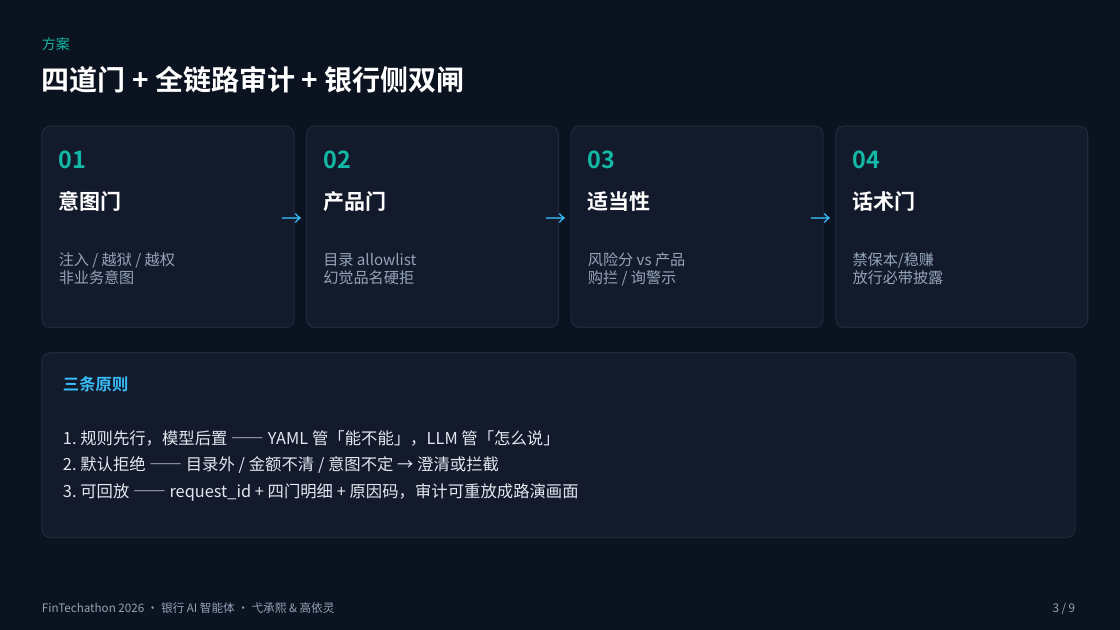
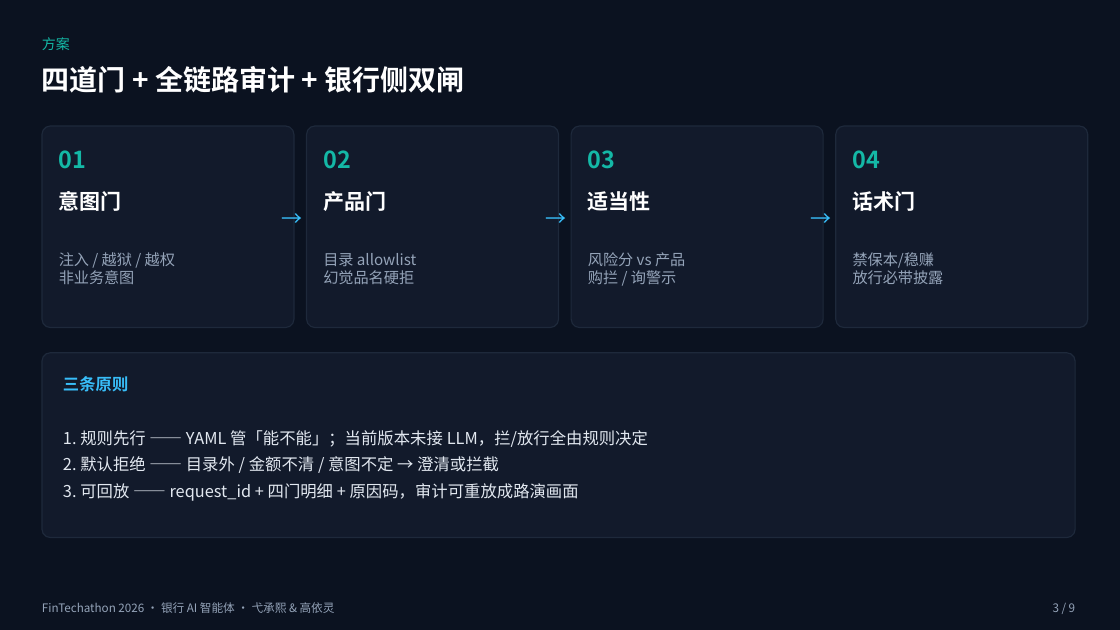
Before and after one commit to chengxi562-hue/fintechathon-compliance-agent, a slide deck: slide 3 of submit/02_答辩材料_v1.pptx. Drawn at 1120x630 pixels with LibreOffice and Linux fonts; fonts in the diff are those of the drawing. Boxes give left, top, right and bottom in pixels: in the first picture for what was removed or moved away, otherwise in the second. Text is boxed around its words. In the diff, an @@ line names an element or a change of style, - is before the commit and + after.

```diff
--- a/submit/02_答辩材料_v1.pptx
+++ b/submit/02_答辩材料_v1.pptx
@@ text at (63, 430, 648, 447): text changed @@
-1. 规则先行，模型后置 —— YAML 管「能不能」，LLM 管「怎么说」
+1. 规则先行 —— YAML 管「能不能」；当前版本未接 LLM，拦/放行全由规则决定
```
Also in this commit, not shown: 8 other files.
